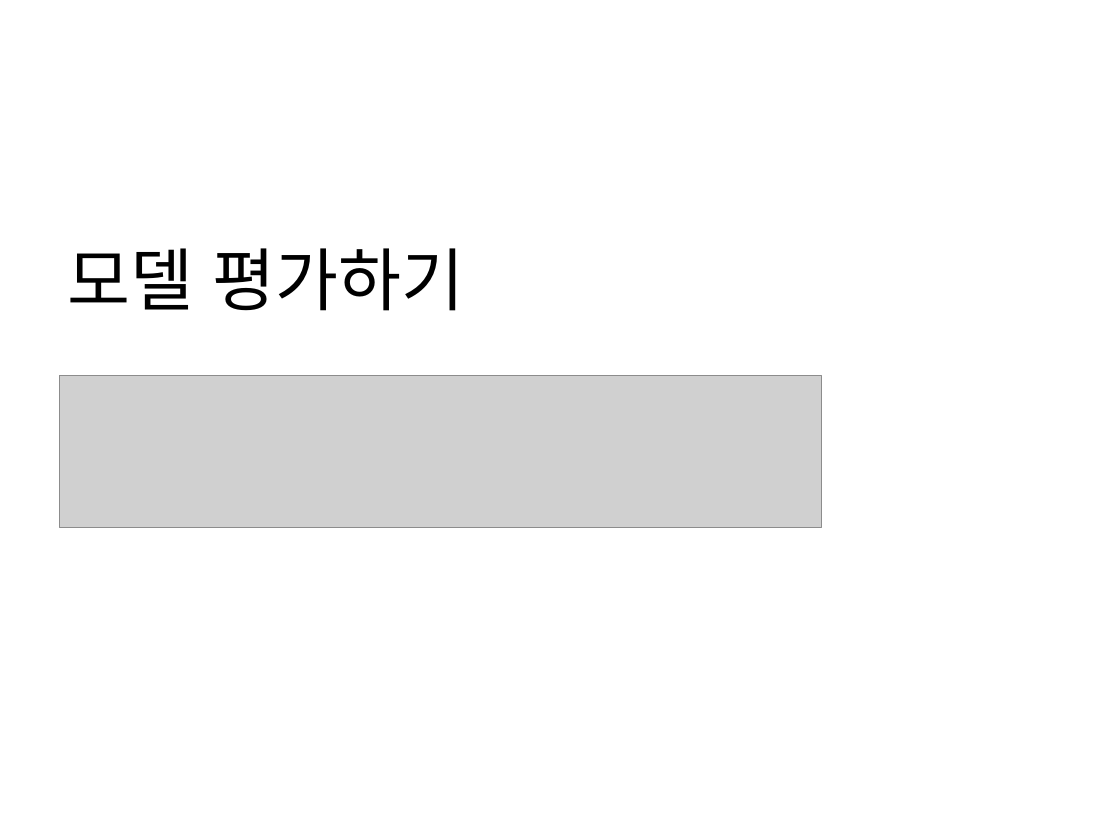
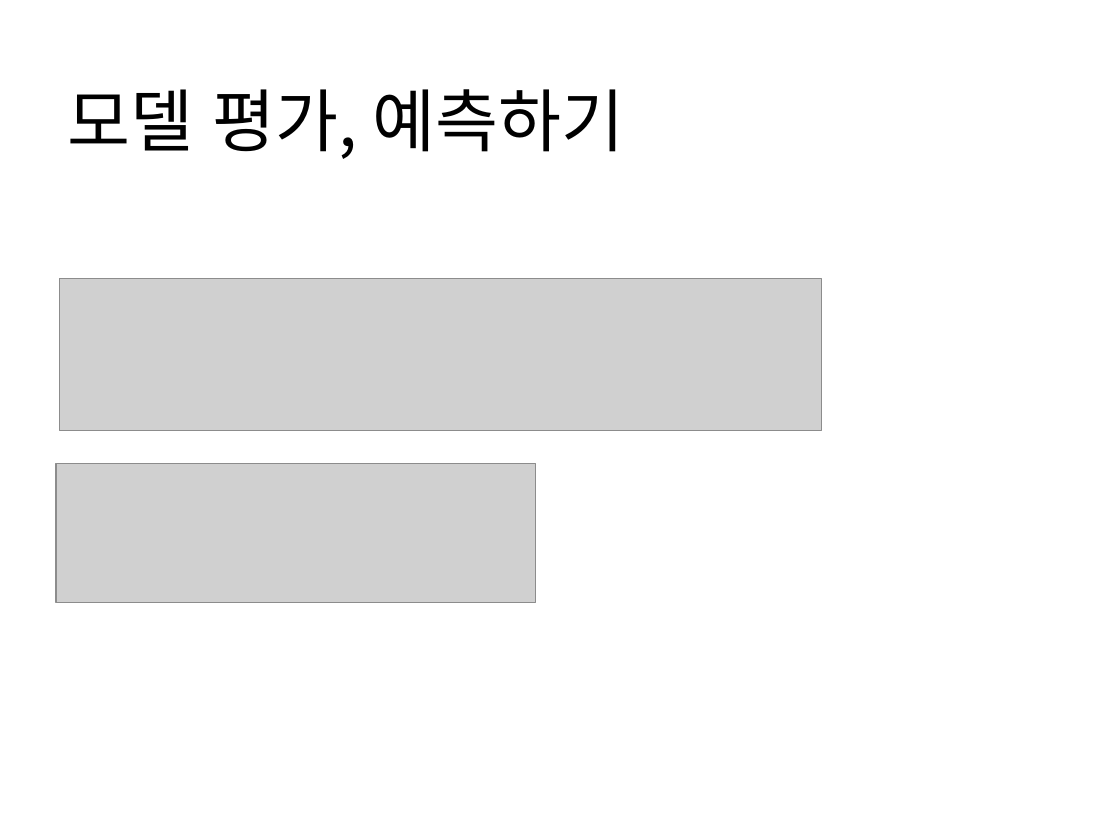
Before and after one commit to WasVelinn/1stPerSonalProjecT, a slide deck: slide 29 of 프레젠테이션1.pptx. Drawn at 1120x840 pixels with LibreOffice and Linux fonts; fonts in the diff are those of the drawing; grey boxes stand for pictures. Boxes give left, top, right and bottom in pixels: in the first picture for what was removed or moved away, otherwise in the second. Text is boxed around its words. In the diff, an @@ line names an element or a change of style, - is before the commit and + after.

```diff
--- a/프레젠테이션1.pptx
+++ b/프레젠테이션1.pptx
@@ title at (67, 89, 625, 159): text changed @@
-모델 평가하기
+모델 평가, 예측하기
@@ picture: place and size @@
-picture at (59, 376, 821, 528)
+picture at (59, 279, 821, 430)
@@ picture added at (56, 464, 535, 603) @@
```
Also in this commit, not shown: 1 slide added, 1 slide removed, 2 other files.
